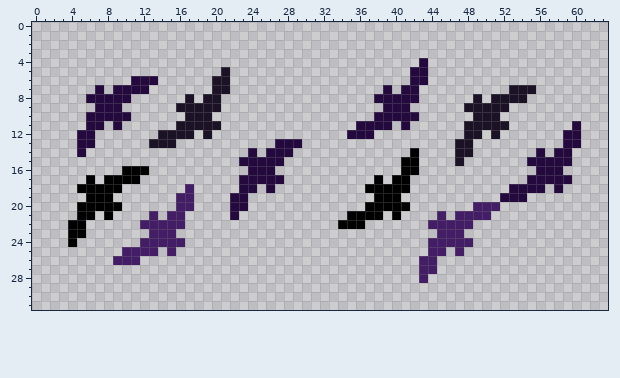
One commit to this pixel-art sprite: Assets/Sprite/Enemies/Bats.png. That is the earlier state.
The file is 64x32 pixels.
After the commit:
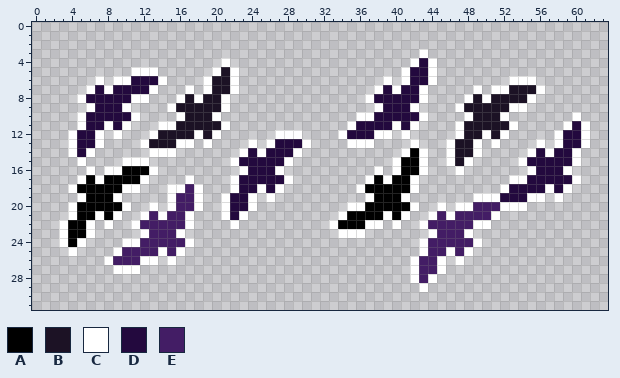
Palette (. is transparent): A #000000  B #1c1225  C #ffffff  D #23093e  E #431d65
The exact change:
y 3: x 43 . -> C
y 4: x 21 . -> C; x 42 . -> C; x 44 . -> C
y 5: x 11..13 ... -> CCC; x 20 . -> C; x 22 . -> C; x 41 . -> C; x 44 . -> C
y 6: x 7 . -> C; x 9..10 .. -> CC; x 14 . -> C; x 19 . -> C; x 22 . -> C; x 39 . -> C; x 41 . -> C; x 44 . -> C; x 53..55 ... -> CCC
y 7: x 6 . -> C; x 8 . -> C; x 13 . -> C; x 17 . -> C; x 19 . -> C; x 22 . -> C; x 38 . -> C; x 40 . -> C; x 43 . -> C; x 49 . -> C; x 51..52 .. -> CC; x 56 . -> C
y 8: x 5 . -> C; x 11..12 .. -> CC; x 16 . -> C; x 18 . -> C; x 21 . -> C; x 37 . -> C; x 43 . -> C; x 48 . -> C; x 50 . -> C; x 55 . -> C
y 9: x 6 . -> C; x 10 . -> C; x 15 . -> C; x 21 . -> C; x 38 . -> C; x 42 . -> C; x 47 . -> C; x 53..54 .. -> CC
y 10: x 5 . -> C; x 11 . -> C; x 16 . -> C; x 20 . -> C; x 36..37 .. -> CC; x 43 . -> C; x 48 . -> C; x 52 . -> C; x 60 . -> C
y 11: x 5 . -> C; x 8 . -> C; x 10 . -> C; x 14..15 .. -> CC; x 21 . -> C; x 35 . -> C; x 40 . -> C; x 42 . -> C; x 47 . -> C; x 53 . -> C; x 59 . -> C; x 61 . -> C
y 12: x 4 . -> C; x 7 . -> C; x 9 . -> C; x 13 . -> C; x 18 . -> C; x 20 . -> C; x 27..29 ... -> CCC; x 34 . -> C; x 38..39 .. -> CC; x 41 . -> C; x 47 . -> C; x 50 . -> C; x 52 . -> C; x 58 . -> C; x 61 . -> C
y 13: x 4 . -> C; x 7 . -> C; x 12 . -> C; x 16..17 .. -> CC; x 19 . -> C; x 24 . -> C; x 26 . -> C; x 30 . -> C; x 35..37 ... -> CCC; x 42 . -> C; x 46 . -> C; x 49 . -> C; x 51 . -> C; x 56 . -> C; x 58 . -> C; x 61 . -> C
y 14: x 4 . -> C; x 6 . -> C; x 13..15 ... -> CCC; x 23 . -> C; x 25 . -> C; x 29 . -> C; x 41 . -> C; x 43 . -> C; x 46 . -> C; x 49 . -> C; x 55 . -> C; x 57 . -> C; x 60 . -> C
y 15: x 5 . -> C; x 10..12 ... -> CCC; x 22 . -> C; x 28 . -> C; x 40 . -> C; x 43 . -> C; x 46 . -> C; x 48 . -> C; x 54 . -> C; x 60 . -> C
y 16: x 6 . -> C; x 8..9 .. -> CC; x 13 . -> C; x 23 . -> C; x 27 . -> C; x 38 . -> C; x 40 . -> C; x 43 . -> C; x 47 . -> C; x 55 . -> C; x 59 . -> C
y 17: x 5 . -> C; x 7 . -> C; x 12 . -> C; x 17 . -> C; x 22 . -> C; x 28 . -> C; x 37 . -> C; x 39 . -> C; x 42 . -> C; x 53..54 .. -> CC; x 60 . -> C
y 18: x 4 . -> C; x 10..11 .. -> CC; x 15..16 .. -> CC; x 18 . -> C; x 22 . -> C; x 25 . -> C; x 27 . -> C; x 36 . -> C; x 42 . -> C; x 52 . -> C; x 57 . -> C; x 59 . -> C
y 19: x 5 . -> C; x 9 . -> C; x 15 . -> C; x 18 . -> C; x 21 . -> C; x 24 . -> C; x 26 . -> C; x 37 . -> C; x 41 . -> C; x 49..51 ... -> CCC; x 55..56 .. -> CC; x 58 . -> C
y 20: x 4 . -> C; x 10 . -> C; x 13 . -> C; x 15 . -> C; x 18 . -> C; x 21 . -> C; x 24 . -> C; x 35..36 .. -> CC; x 42 . -> C; x 45 . -> C; x 47..48 .. -> CC; x 52..54 ... -> CCC
y 21: x 4 . -> C; x 7 . -> C; x 9 . -> C; x 12 . -> C; x 14 . -> C; x 17 . -> C; x 21 . -> C; x 23 . -> C; x 34 . -> C; x 39 . -> C; x 41 . -> C; x 44 . -> C; x 46 . -> C; x 51 . -> C
y 22: x 3 . -> C; x 6 . -> C; x 8 . -> C; x 11 . -> C; x 17 . -> C; x 22 . -> C; x 33 . -> C; x 37..38 .. -> CC; x 40 . -> C; x 43 . -> C; x 49..50 .. -> CC
y 23: x 3 . -> C; x 6 . -> C; x 12 . -> C; x 16 . -> C; x 34..36 ... -> CCC; x 44 . -> C; x 48 . -> C
y 24: x 3 . -> C; x 5 . -> C; x 10..11 .. -> CC; x 17 . -> C; x 43 . -> C; x 49 . -> C
y 25: x 4 . -> C; x 9 . -> C; x 14 . -> C; x 16 . -> C; x 43 . -> C; x 46 . -> C; x 48 . -> C
y 26: x 8 . -> C; x 12..13 .. -> CC; x 15 . -> C; x 42 . -> C; x 45 . -> C; x 47 . -> C
y 27: x 9..11 ... -> CCC; x 42 . -> C; x 45 . -> C
y 28: x 42 . -> C; x 44 . -> C
y 29: x 43 . -> C
Where, in picture pixels (left, top, right, bottom), the same in both pictures:
added: (59, 49, 590, 292)
